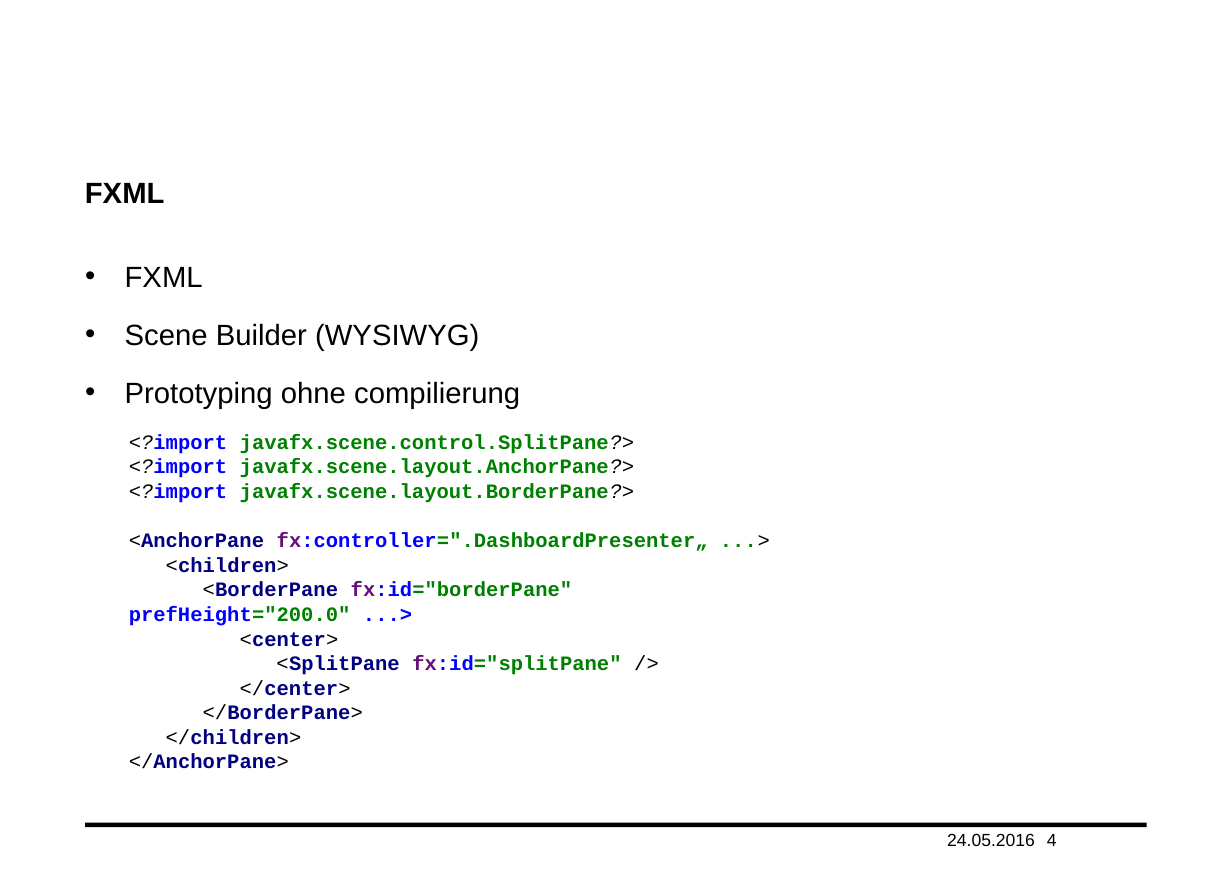
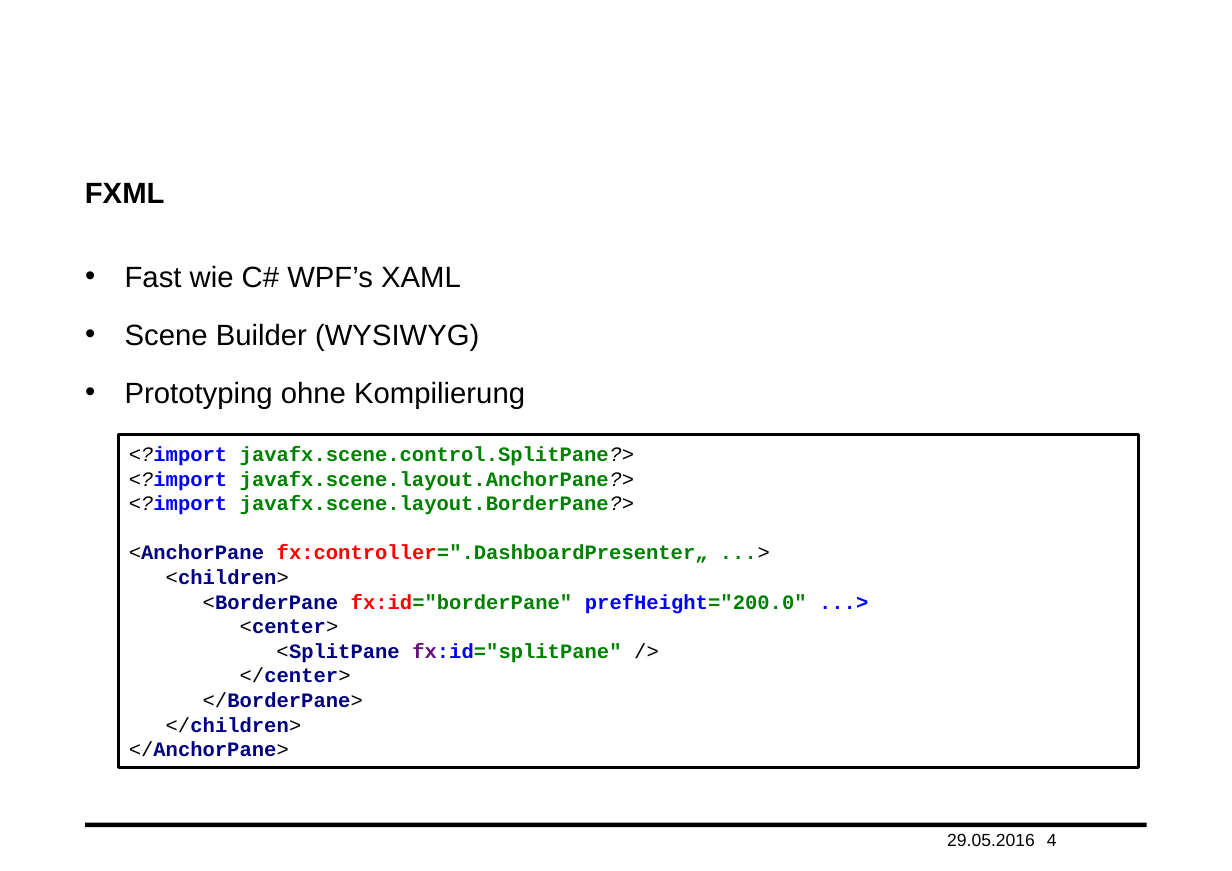
Before and after one commit to haisi/oop2Project, a slide deck: slide 4 of presentation.pptx. Drawn at 1232x871 pixels with LibreOffice and Linux fonts; fonts in the diff are those of the drawing; background and template pictures are left out. Boxes give left, top, right and bottom in pixels: in the first picture for what was removed or moved away, otherwise in the second. Text is boxed around its words. In the diff, an @@ line names an element or a change of style, - is before the commit and + after.

Commit message:
Update presentation

```diff
--- a/presentation.pptx
+++ b/presentation.pptx
@@ text at <box>125,265,461,288</box>: text changed @@
-• FXML
+• Fast wie C# WPF’s XAML
@@ text at <box>125,381,525,409</box>: text changed @@
-• Prototyping ohne compilierung
+• Prototyping ohne Kompilierung
@@ rectangle "<?import javafx.scene.control.SplitPane?> <?import javafx.sc ...": place and size @@
-rectangle "<?import javafx.scene.control.SplitPane?> <?import javafx.sc ..." at <box>129,434,708,769</box>
+rectangle "<?import javafx.scene.control.SplitPane?> <?import javafx.sc ..." at <box>118,434,1139,767</box>
@@ rectangle "<?import javafx.scene.control.SplitPane?> <?import javafx.sc ..." at <box>118,434,1139,767</box>: outline none to #000000 2 pt @@
@@ text in rectangle at <box>129,446,807,683</box>: text colour #660E7A to #FF0000, text colour #0000FF to #FF0000 in "fx:controller=".DashboardPresenter„ fx:id="borderPane"" @@
@@ text at <box>947,833,1035,846</box>: text changed @@
-24.05.2016
+29.05.2016
```
Also in this commit, not shown: 8 other slides changed, 3 slides added.
